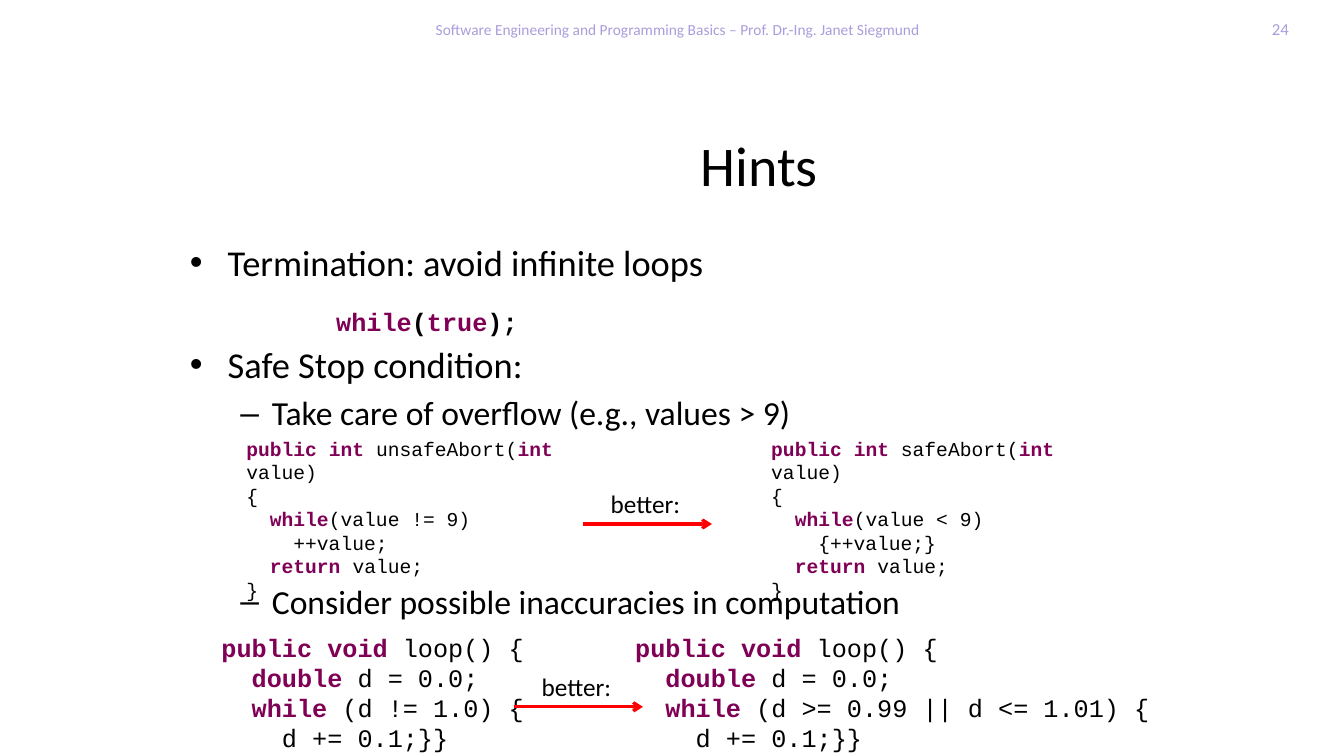
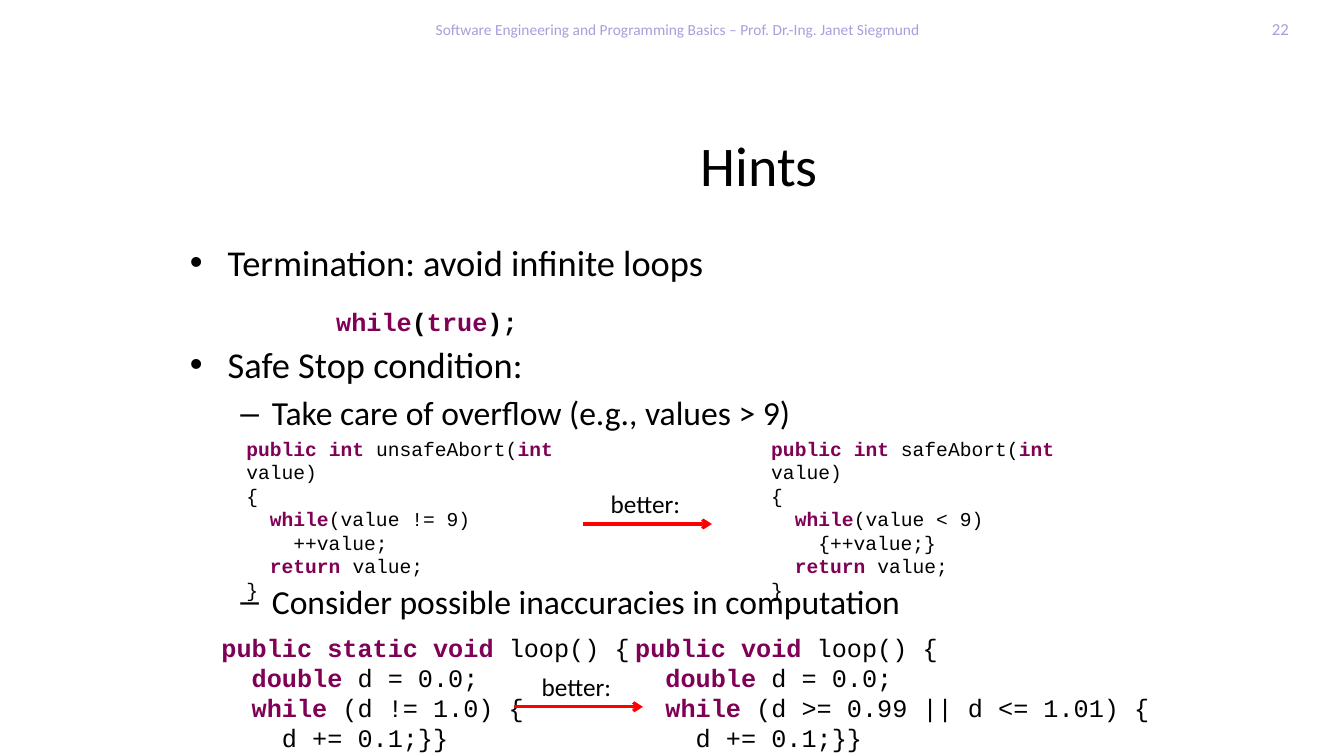
Before and after one commit to feigensp/lehre, a slide deck: slide 22 of se_prog/slides/03_ControlStructures.pptx (slide 24 before the commit). Drawn at 1344x756 pixels with LibreOffice and Linux fonts; fonts in the diff are those of the drawing; background and template pictures are left out. Boxes give left, top, right and bottom in pixels: in the first picture for what was removed or moved away, otherwise in the second. Text is boxed around its words. In the diff, an @@ line names an element or a change of style, - is before the commit and + after.

```diff
--- a/se_prog/slides/03_ControlStructures.pptx
+++ b/se_prog/slides/03_ControlStructures.pptx
@@ page number at box(1272, 24, 1289, 35): text changed @@
-24
+22
@@ text at box(221, 638, 600, 663): text changed @@
-public void loop() {
+public static void loop() {
```
Also in this commit, not shown: 7 other slides changed, 2 slides removed, 3 other files.
